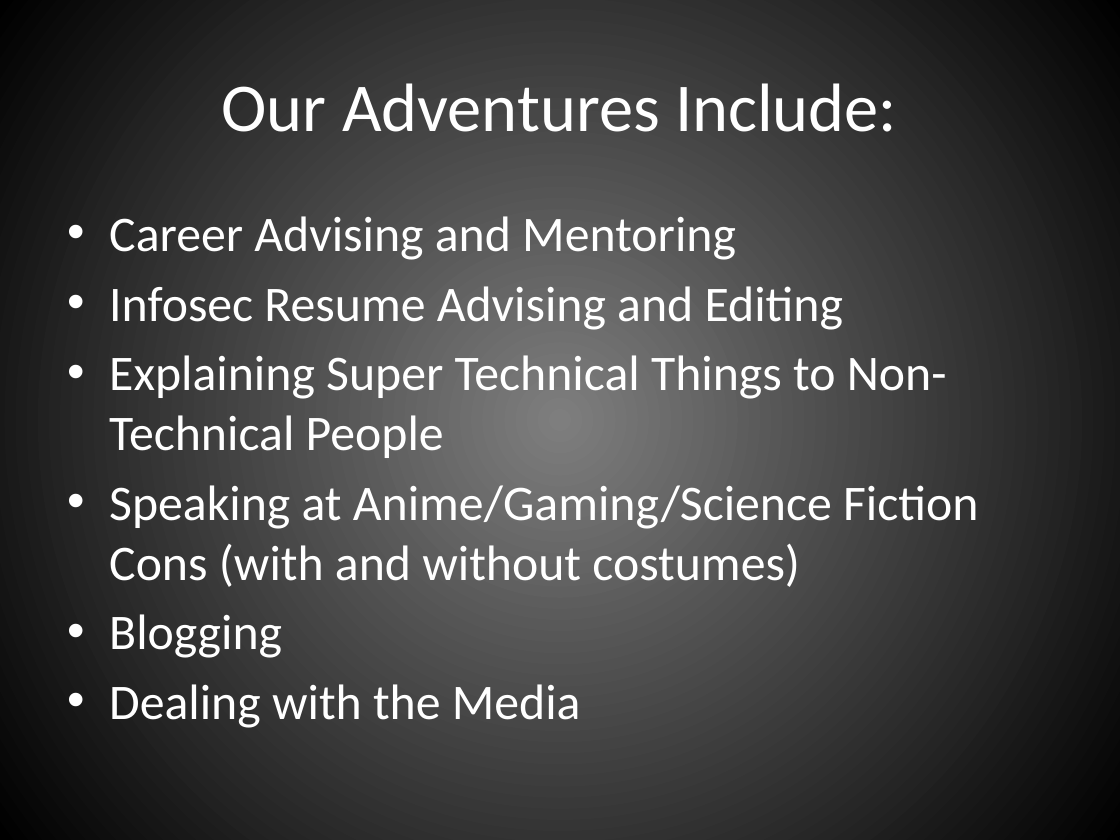
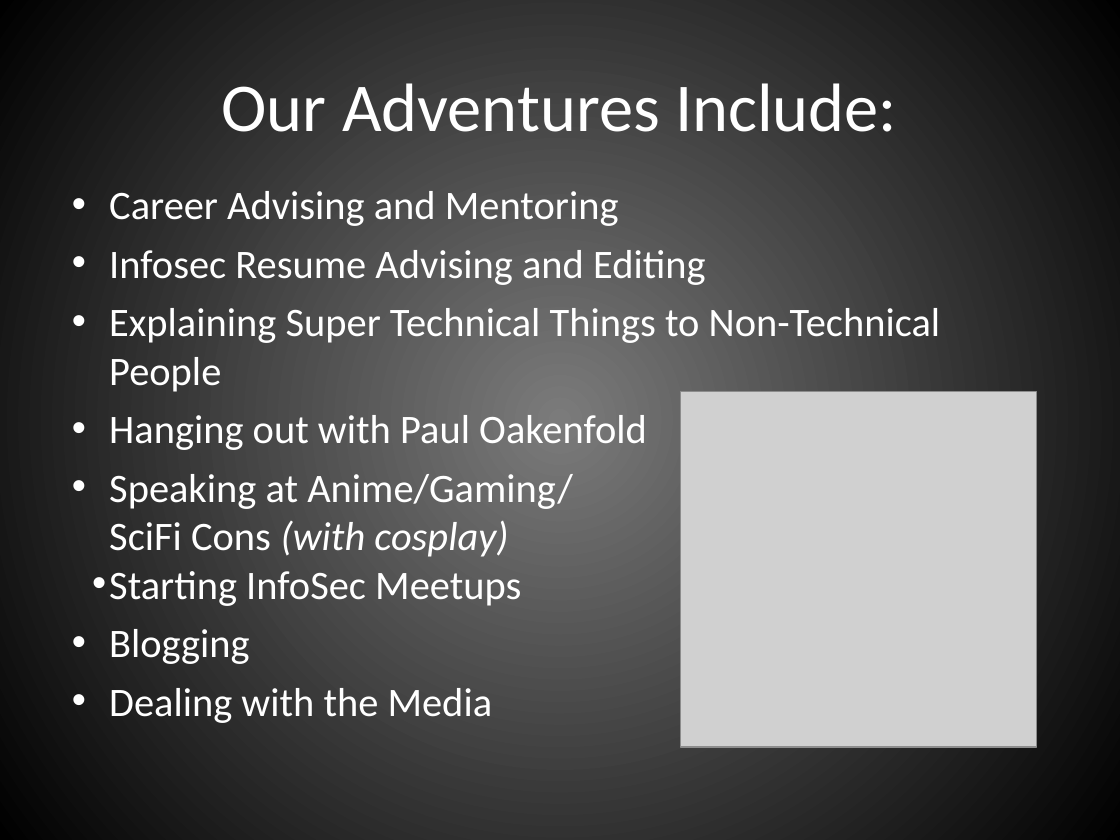
Before and after one commit to johnnyxmas/Talk_Decks, a slide deck: slide 9 of 2016/CypherCon/You're Right, This Sucks.pptx. Drawn at 1120x840 pixels with LibreOffice and Linux fonts; fonts in the diff are those of the drawing; grey boxes stand for pictures. Boxes give left, top, right and bottom in pixels: in the first picture for what was removed or moved away, otherwise in the second. Text is boxed around its words. In the diff, an @@ line names an element or a change of style, - is before the commit and + after.

```diff
--- a/2016/CypherCon/You're Right, This Sucks.pptx
+++ b/2016/CypherCon/You're Right, This Sucks.pptx
@@ background gradient #7F7F7F to #000000 to gradient #7B7B7B to #000000 @@
@@ text "Career Advising and Mentoring": place and size @@
-text "Career Advising and Mentoring" at [109,216,978,728]
+text "Career Advising and Mentoring" at [109,191,941,723]
@@ text at [109,191,941,723]: size 32 to 26 pt in "Career Advising and Mentoring", "Infosec Resume Advising and Editing", "Explaining Super Technical Things to Non-Technical People", "Blogging" and 1 more places; indent changed; less space between paragraphs @@
@@ text at [109,415,647,606]: text changed; size 32 to 26 pt @@
-• Speaking at Anime/Gaming/Science Fiction Cons (with and without costumes)
+• Hanging out with Paul Oakenfold
+• Speaking at Anime/Gaming/
+  SciFi Cons (with cosplay)
+• Starting InfoSec Meetups
@@ picture added at [681,391,1037,747] @@
```
Also in this commit, not shown: 17 other slides changed, 2 slides added, 4 slides removed.
